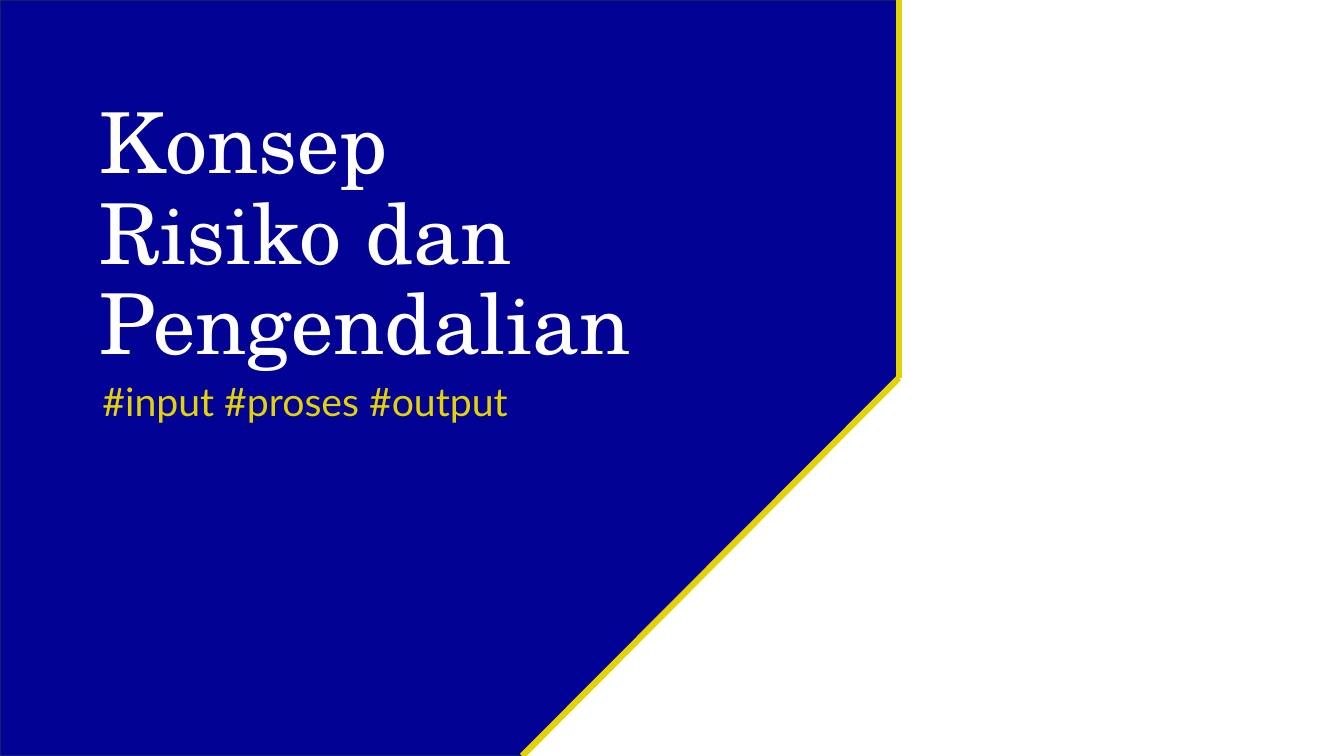
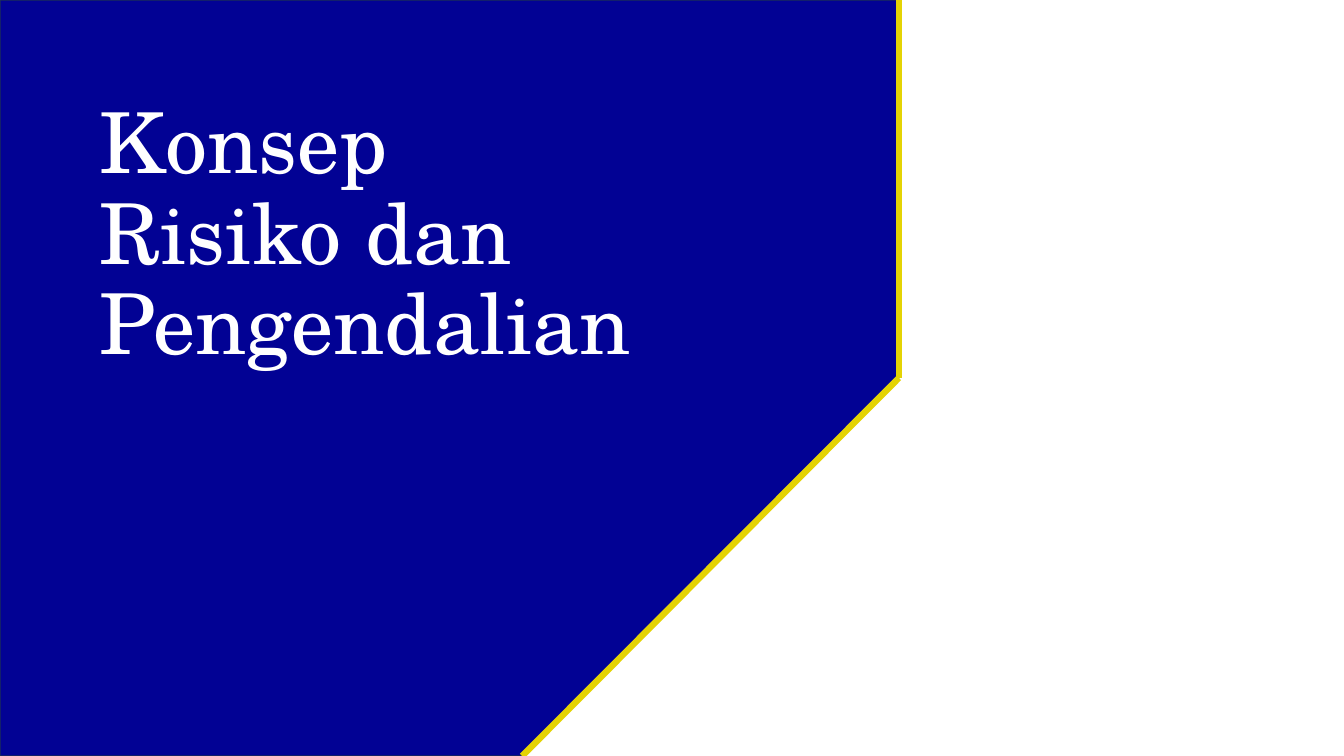
Before and after one commit to irfanradarma/Audit-SI, a slide deck: slide 6 of Slides/10 - Risiko dan Pengendalian.pptx. Drawn at 1344x756 pixels with LibreOffice and Linux fonts; fonts in the diff are those of the drawing; background and template pictures are left out. Boxes give left, top, right and bottom in pixels: in the first picture for what was removed or moved away, otherwise in the second. Text is boxed around its words. In the diff, an @@ line names an element or a change of style, - is before the commit and + after.

```diff
--- a/Slides/10 - Risiko dan Pengendalian.pptx
+++ b/Slides/10 - Risiko dan Pengendalian.pptx
@@ text removed at (102, 387, 508, 423) @@
-#input #proses #output
```
Also in this commit, not shown: 2 other slides changed, 1 other file.
